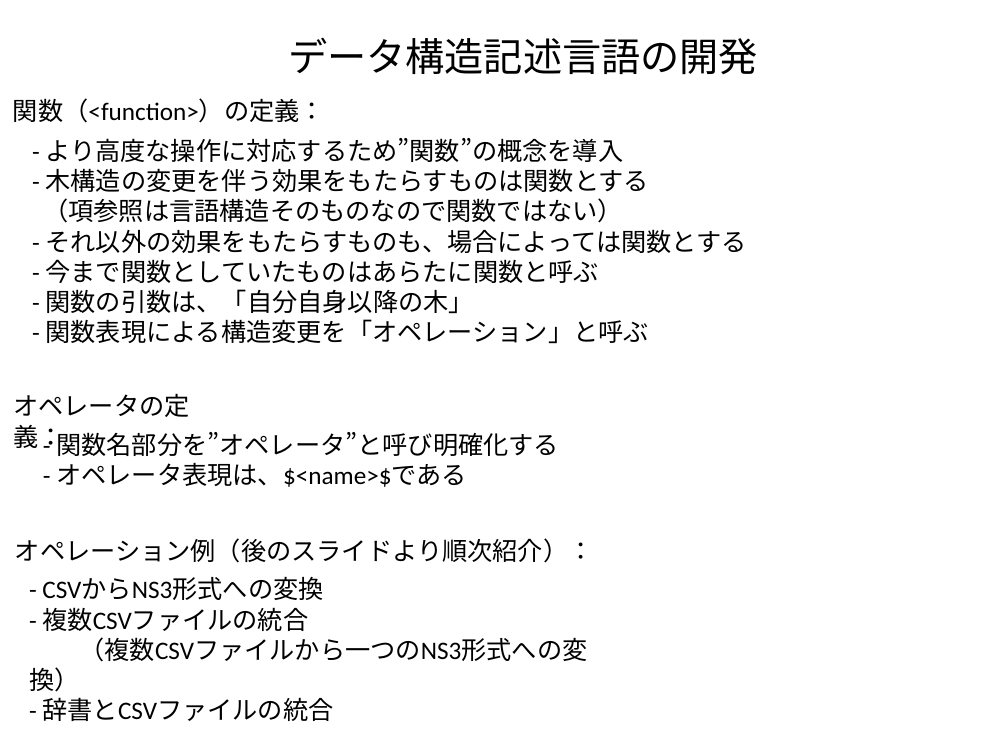
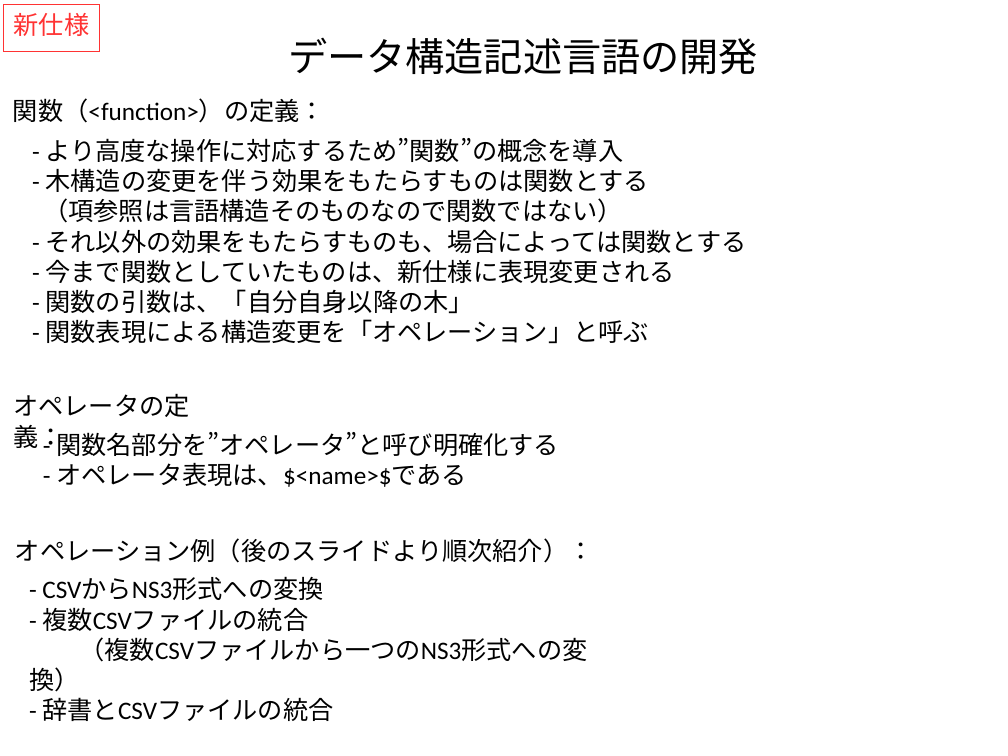
Before and after one commit to kouamano/RECURSIVE-SYSTEM, a slide deck: slide 6 of Document/tq_op_example.odp. Drawn at 1008x756 pixels with LibreOffice and Linux fonts; fonts in the diff are those of the drawing. Boxes give left, top, right and bottom in pixels: in the first picture for what was removed or moved away, otherwise in the second. Text is boxed around its words. In the diff, an @@ line names an element or a change of style, - is before the commit and + after.

```diff
--- a/Document/tq_op_example.odp
+++ b/Document/tq_op_example.odp
@@ rectangle added at [4,5,100,51], outline #FF3333 0 pt, 18 pt, text #FF3333 @@
+新仕様
@@ text at [45,259,674,283]: text changed @@
-- 今まで関数としていたものはあらたに関数と呼ぶ
+- 今まで関数としていたものは、新仕様に表現変更される
```
Also in this commit, not shown: 5 other slides changed, 1 other file.
